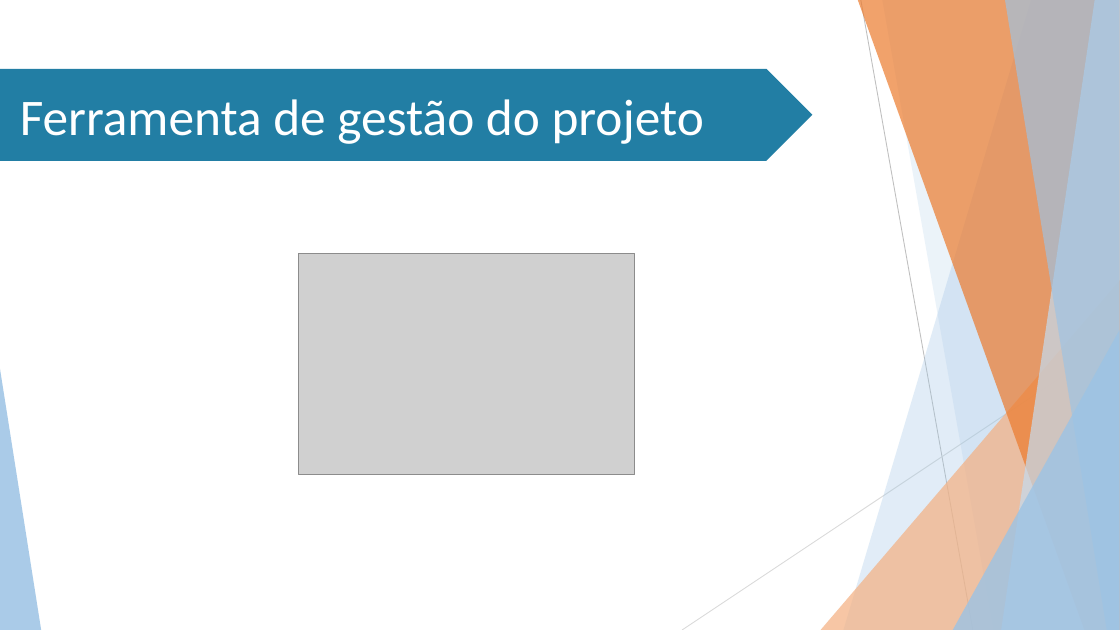
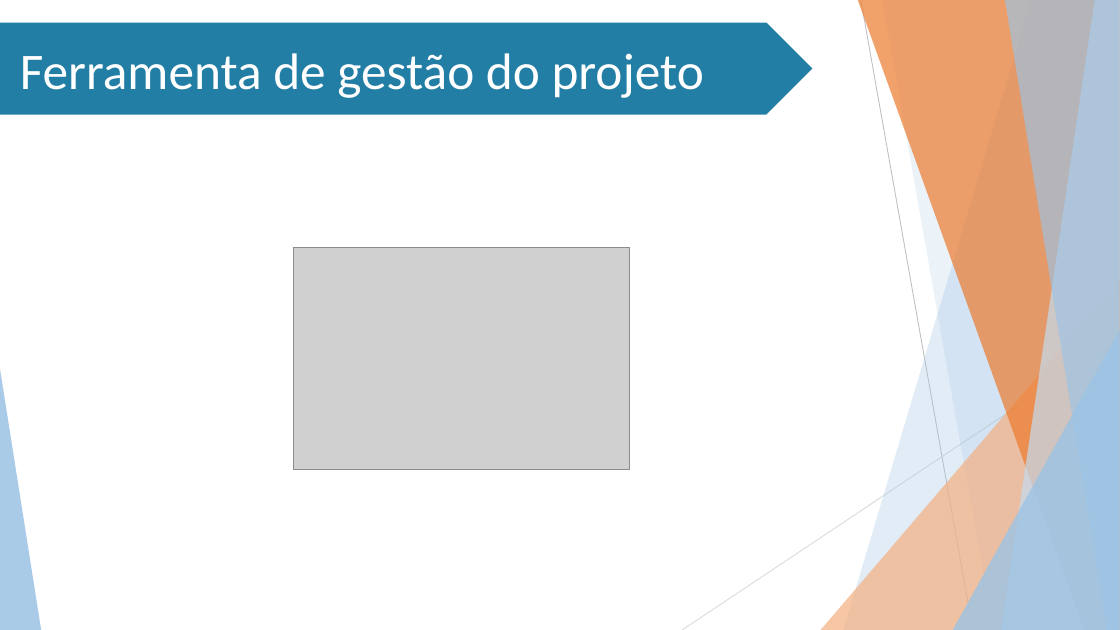
Before and after one commit to Stefany-hub/Projeto2.0, a slide deck: slide 17 of apresentação/MIT PPT (Projeto 2.0).pptx. Drawn at 1120x630 pixels with LibreOffice and Linux fonts; fonts in the diff are those of the drawing; grey boxes stand for pictures; background and template pictures are left out. Boxes give left, top, right and bottom in pixels: in the first picture for what was removed or moved away, otherwise in the second. Text is boxed around its words. In the diff, an @@ line names an element or a change of style, - is before the commit and + after.

```diff
--- a/apresentação/MIT PPT (Projeto 2.0).pptx
+++ b/apresentação/MIT PPT (Projeto 2.0).pptx
@@ pentagon arrow "Ferramenta de gestão do projeto" moved from (x1=0, y1=69, x2=812, y2=160) to (x1=0, y1=23, x2=812, y2=114) @@
@@ picture moved from (x1=299, y1=253, x2=635, y2=475) to (x1=294, y1=247, x2=630, y2=469) @@
```
Also in this commit, not shown: 1 other slide changed, 1 slide added, 1 slide removed.
